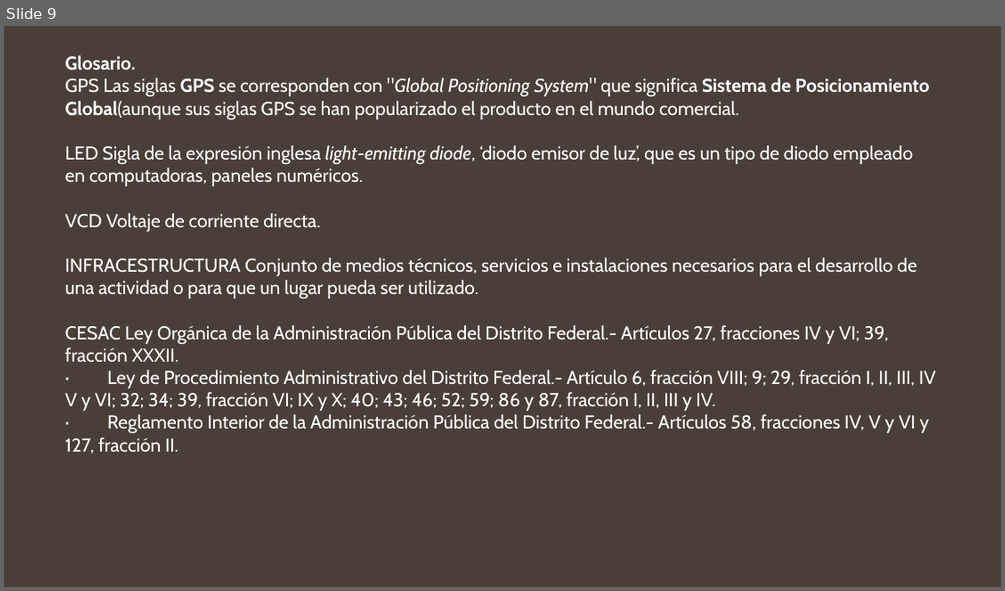
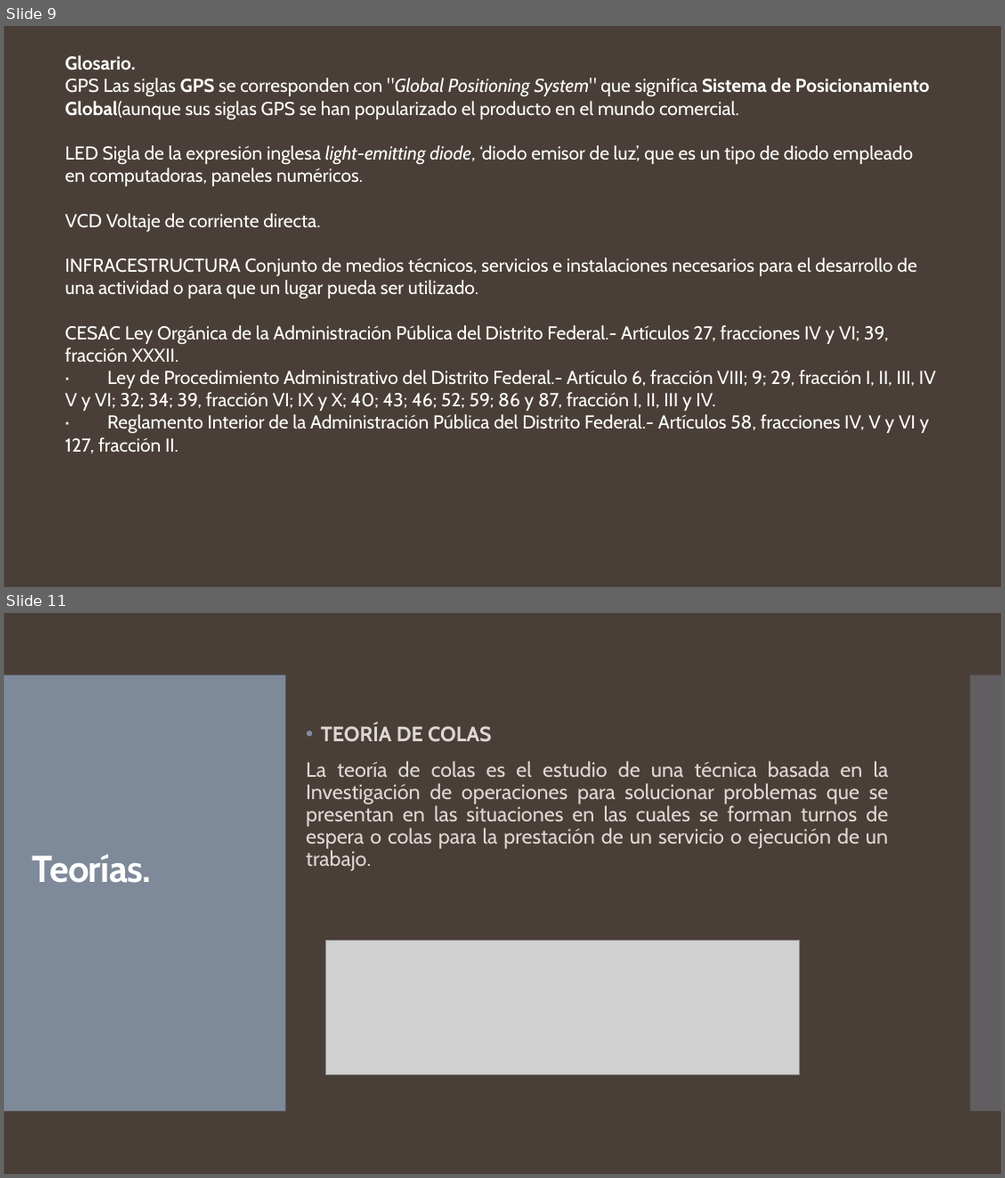
Before and after one commit to antroar/7sem-mat, a slide deck: taller de investigacion 2/SEMAFORO ACTUAL CON SOLUCION A SEMAFORO ECOLOGICO.pptx. Shown one above the other, each under a label of ours: slide 9 before the commit, slides 9 and 11 after it; the slides between them are not shown. The pictures are 1005x591 and 1005x1178 pixels, drawn with LibreOffice and Linux fonts; fonts in the diff are those of the drawing; grey boxes stand for pictures. Boxes give left, top, right and bottom in pixels: in the first picture for what was removed or moved away, otherwise in the second. Text is boxed around its words. In the diff, an @@ line names an element or a change of style, - is before the commit and + after.

```diff
--- a/taller de investigacion 2/SEMAFORO ACTUAL CON SOLUCION A SEMAFORO ECOLOGICO.pptx
+++ b/taller de investigacion 2/SEMAFORO ACTUAL CON SOLUCION A SEMAFORO ECOLOGICO.pptx
@@ slide 11 added at (4, 613, 1001, 1174), background #4A3F38 @@
@@ rectangle added at (4, 675, 286, 1111), fill #818E9F at 95% opacity @@
@@ rectangle added at (971, 675, 1001, 1111), fill #818E9F at 40% opacity @@
@@ text added at (306, 723, 889, 871), 20 pt, text #DED8D4 @@
+• TEORÍA DE COLAS
+La teoría de colas es el estudio de una técnica basada en la Investigación de operaciones para solucionar problemas que se presentan en las situaciones en las cuales se forman turnos de espera o colas para la prestación de un servicio o ejecución de un trabajo.
@@ title added at (32, 854, 151, 883), 36 pt, text #FFFFFF, bold @@
+Teorías.
@@ picture added at (326, 940, 800, 1074) @@
```
Also in this commit, not shown: 2 other slides added, 2 other files.
